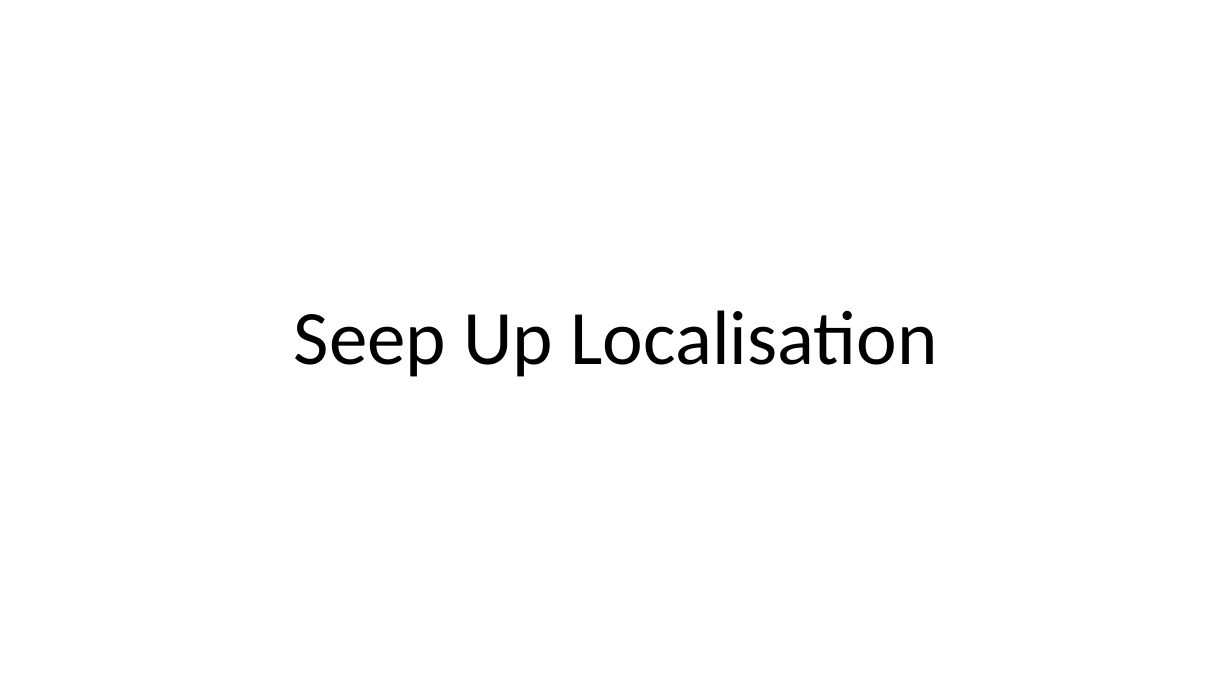
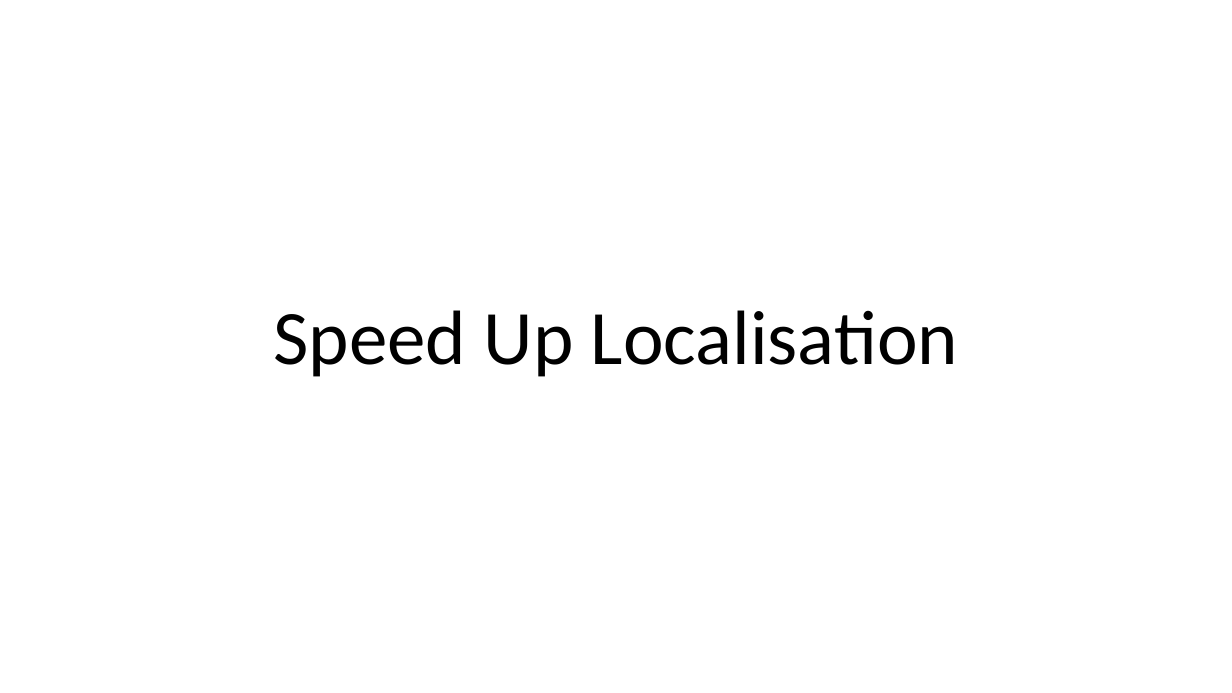
Before and after one commit to 0b3d/route-finder, a slide deck: slide 1 of Speedup_localisation.pptx. Drawn at 1232x693 pixels with LibreOffice and Linux fonts; fonts in the diff are those of the drawing. Boxes give left, top, right and bottom in pixels: in the first picture for what was removed or moved away, otherwise in the second. Text is boxed around its words. In the diff, an @@ line names an element or a change of style, - is before the commit and + after.

```diff
--- a/Speedup_localisation.pptx
+++ b/Speedup_localisation.pptx
@@ title at [273, 310, 958, 377]: text changed @@
-Seep Up Localisation
+Speed Up Localisation
```
Also in this commit, not shown: 4 slides added, 1 slide removed.
